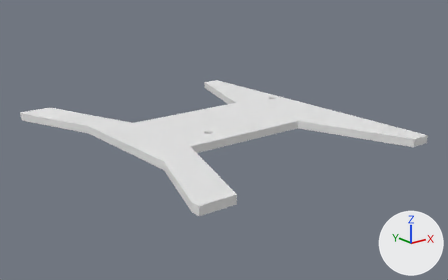
The Blender file 3d models/internal.blend as it was, and as the next commit left it.
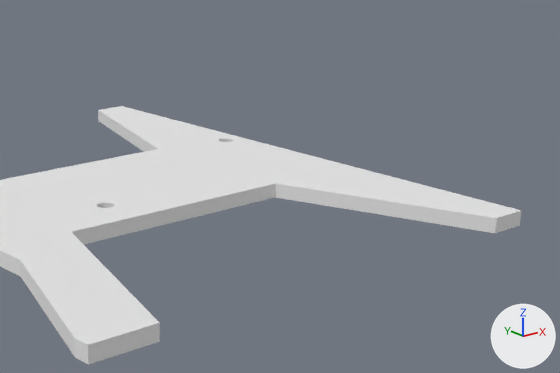
Each version is shown whole from a camera (50 mm lens) standing at (-133.6, -184.5, 67.1) and looking at (9.7, -5.4, -4.5), then close up on the part from 34% to 100% of the width and 9% to 79% of the height. Every picture has the same lights, and +X, +Y and +Z are marked at lower right.
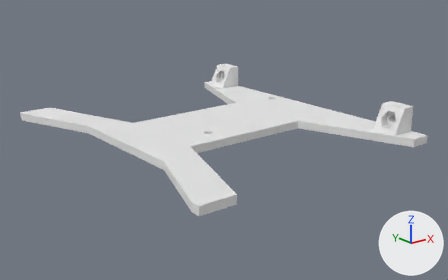
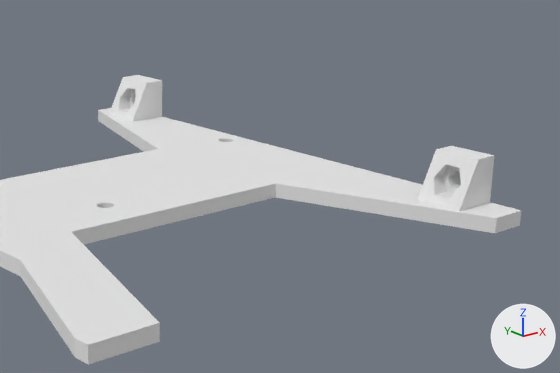
Boxes [x1, y1, x2, y2] around the edits, measured in the close-ups (560 x 373 px):
'Cube', reshaped: before [0, 106, 521, 365]; after [0, 75, 521, 365]
part 1 of me_cube, built on: before [109, 106, 494, 213]; after [109, 75, 494, 213]

What changed in the scene script:
```text
Change me_cube:
    used by ob_cube; location = (9.5, 0.0, 0.0); scale = (53.5, 62.0, 1.5)
    remove me_cube.from_pydata(...)  # 160 vertices, 86 faces; spans x -1.0..0.93, y -1.0..1.0, z -1.0..1.0
    add me_cube.from_pydata(...)  # 230 vertices, 137 faces; spans x -1.0..0.93, y -1.0..1.0, z -1.0..7.33
    me_cube part 1
    39 faces are deleted
    6 vertices move within x -0.2..0.83, y -0.18..0.28, z 1.0
    46 vertices are added at x 0.74..0.92, y -0.89..0.89, z 1.0..7.33
    16 new vertices lie (0.09, 0.0, 0.0) away from vertices in x 0.83, y -0.89..0.89, z 2.87..7.33
    8 new vertices lie (0.0, 0.05, 0.0) away from vertices in x 0.76..0.83, y -0.83..0.78, z 2.12..5.88
    90 new faces join them
```
